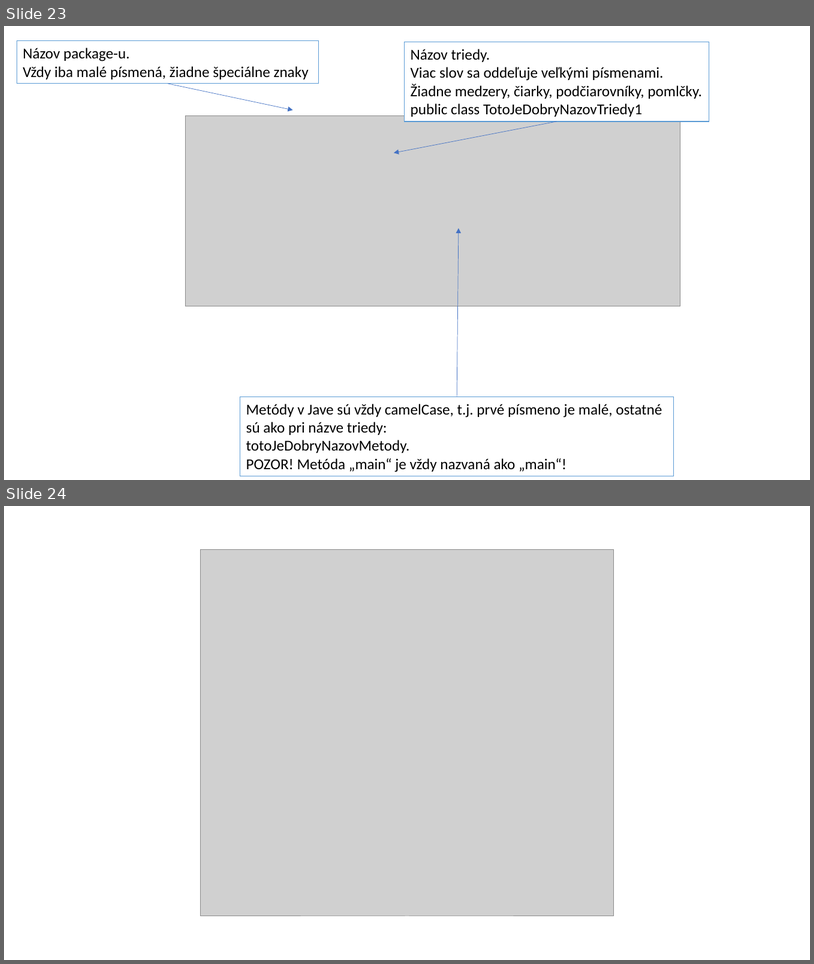
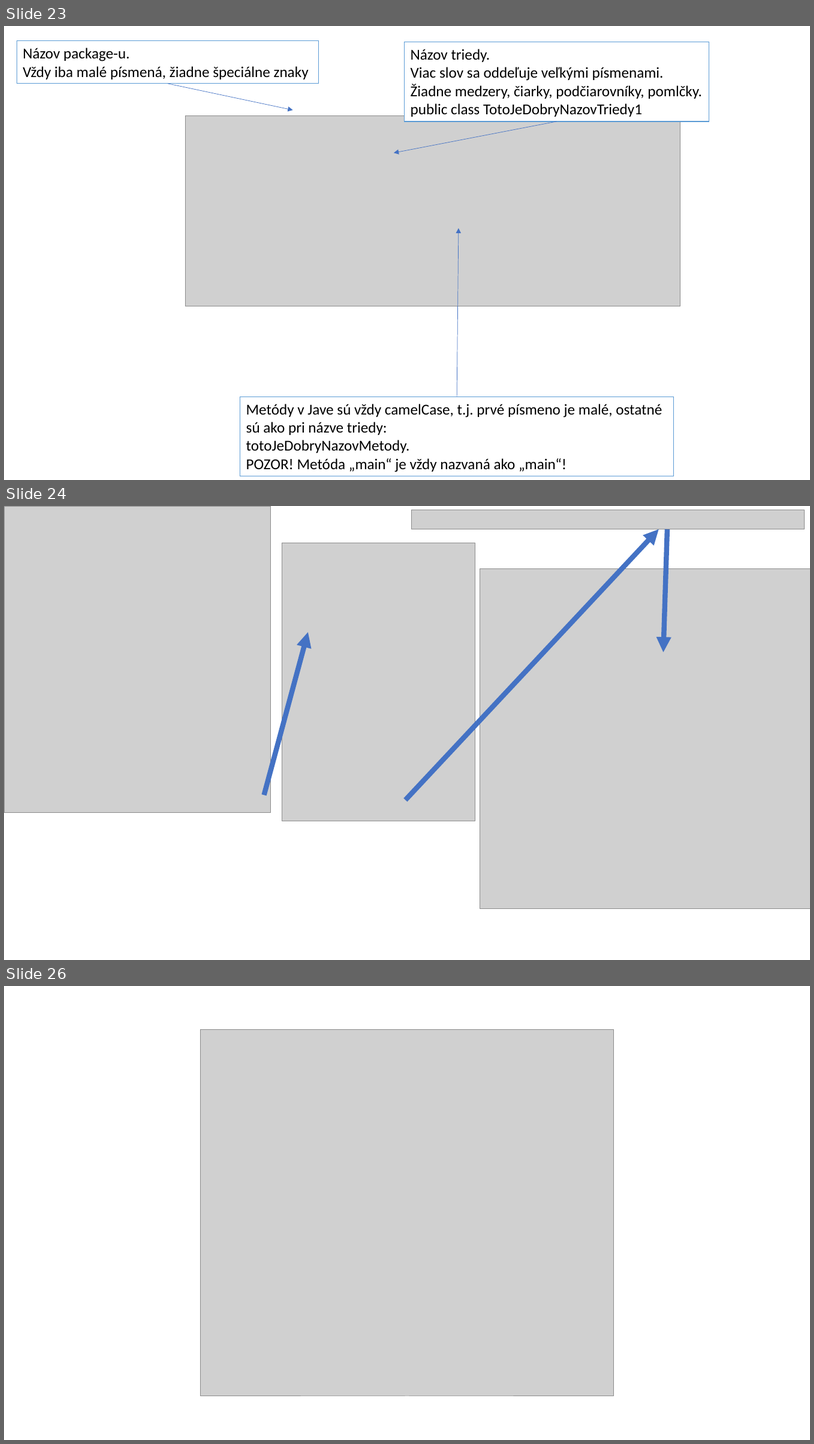
Before and after one commit to zdeno-jasek/JavaKurz, a slide deck: dokumentacia/Trochu teórie.pptx. Shown one above the other, each under a label of ours: slides 23 and 24 before the commit, slides 23, 24 and 26 after it; the slides between them are not shown. The pictures are 814x964 and 814x1444 pixels, drawn with LibreOffice and Linux fonts; fonts in the diff are those of the drawing; grey boxes stand for pictures. Boxes give left, top, right and bottom in pixels: in the first picture for what was removed or moved away, otherwise in the second. Text is boxed around its words. In the diff, an @@ line names an element or a change of style, - is before the commit and + after.

```diff
--- a/dokumentacia/Trochu teórie.pptx
+++ b/dokumentacia/Trochu teórie.pptx
@@ slide 24 added at <box>4,506,810,960</box>, background #FFFFFF @@
@@ picture added at <box>4,506,271,812</box> @@
@@ picture added at <box>412,510,805,529</box> @@
@@ arrow added from (405, 800) to (659, 529), #4472C4 6 pt @@
@@ arrow added from (668, 529) to (664, 652), #4472C4 6 pt @@
@@ picture added at <box>282,543,475,820</box> @@
@@ picture added at <box>480,569,810,909</box> @@
@@ arrow added from (264, 795) to (308, 632), #4472C4 6 pt @@
@@ what was slide 24 is now slide 26 @@
```
Also in this commit, not shown: 1 other slide added.
